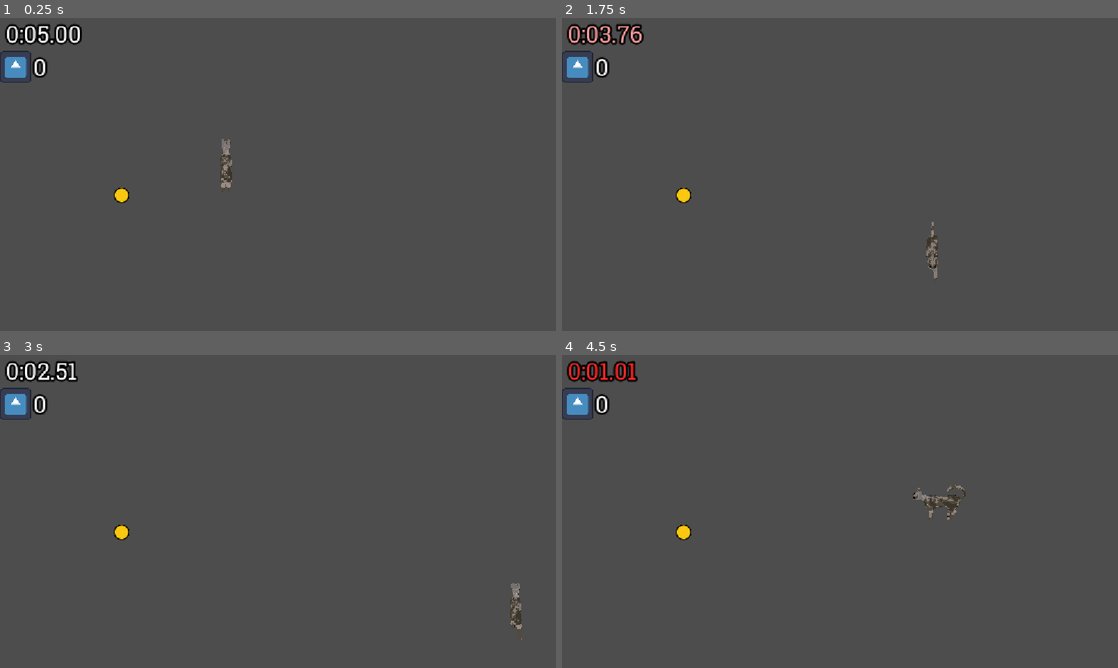
Above: before the commit, frames 1-4 (two rows, left to right).
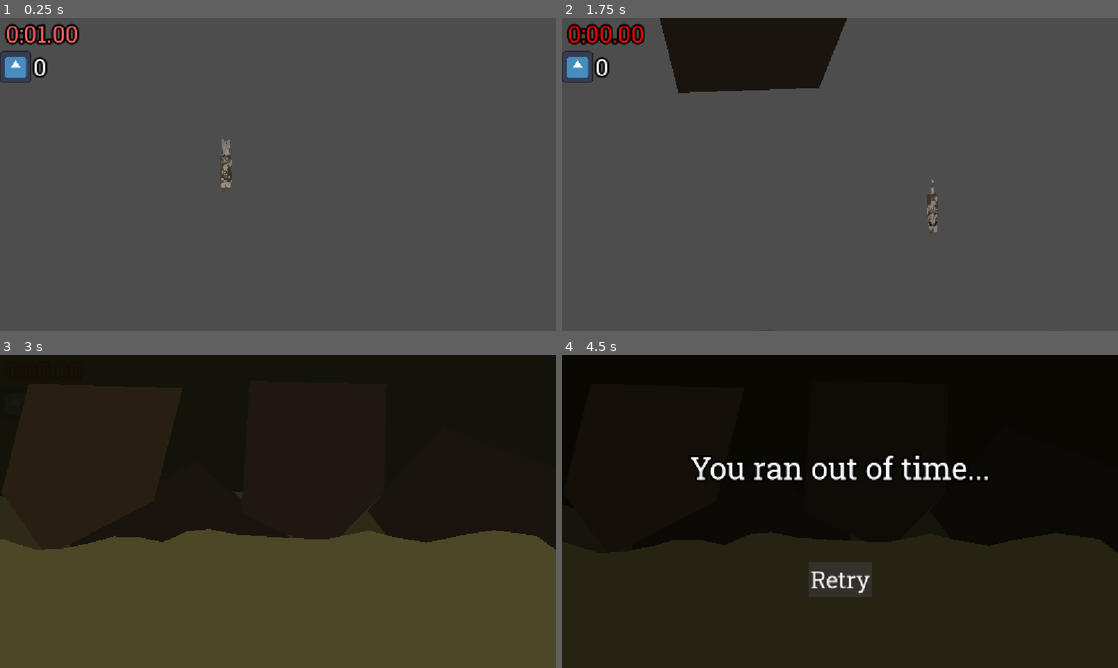
Above: after the commit, the same moments.

Repository: Emarald64/ancient-game-jam
Game: Godot game, scene res://source/main.tscn
Two runs of this game, one before a commit and one after it. Both use one fixed random seed, a clock stepped at 60 frames per second and the inputs below. The engine's default icon, where the game draws it, is replaced by a stand-in: a white triangle on a blue panel in a dark square.
Inputs (mouse positions are in pixels of both pictures, inside the frame that each line leads up to):
- Up to frame 1 (0.25 s): no input
- Up to frame 2 (1.75 s): tap Enter at 0.5 s; hold D (move_right) 0.53-1.28 s; hold S (move_down) from 1.28 s (still down)
- Up to frame 3 (3 s): release S (move_down) at 2.03 s; hold D (move_right) 2.03-2.78 s; hold W (move_up) from 2.78 s (still down)
- Up to frame 4 (4.5 s): release W (move_up) at 3.53 s; hold A (move_left) 3.53-4.25 s; click (840, 580) at 4.25 s, where only the run after the commit has a clickable "Retry"

The runs differ from the first frame. In frame 1, 0.7% of the frame differs, in the area x 1-24%, y 2-60%; in frame 2, 7.8%; in frame 3, 99%, in the area x 0-100%, y 0-100%; in frame 4, 99%.

Commit message:
added anther coin scene and screen wipe when restarting

Diff:
--- a/project.godot
+++ b/project.godot
@@ -63,6 +63,11 @@
 , Object(InputEventKey,"resource_local_to_scene":false,"resource_name":"","device":-1,"window_id":0,"alt_pressed":false …(186 unchanged characters)…
 ]
 }
+debug_restart={
+"deadzone": 0.2,
+"events": [Object(InputEventKey,"resource_local_to_scene":false,"resource_name":"","device":-1,"window_id":0,"alt_pressed":false,"shift_pressed":false,"ctrl_pressed":false,"meta_pressed":false,"pressed":false,"keycode":0,"physical_keycode":82,"key_label":0,"unicode":114,"location":0,"echo":false,"script":null)
+]
+}
 
 [layer_names]
 
--- a/source/globals.gd
+++ b/source/globals.gd
@@ -1,4 +1,4 @@
-class_name globals
+#class_name globals
 
 extends Node
 
@@ -7,3 +7,6 @@
 	arrow,
 	unknown
 }
+
+var main:Main
+var restarting:=false
--- a/source/main.gd
+++ b/source/main.gd
@@ -2,4 +2,16 @@
 extends Node2D
 
 @onready var player=%Player
-@onready var dealth_screen=%DeathScreen
+@onready var death_screen=%DeathScreen
+@onready var screen_wipe=%ScreenWipe
+
+func _ready() -> void:
+	Globals.main=self
+	if Globals.restarting:
+		#screen_wipe.cover()
+		#RenderingServer.set_default_clear_color()
+		screen_wipe.wipe_out()
+		Globals.restarting=false
+		await get_tree().process_frame
+		RenderingServer.set_default_clear_color(Color("4d4d4d"))
+		#ProjectSettings.set_setting("rendering/environment/defaults/default_clear_color",Color("4d4d4d"))
--- a/source/pickups/base_pickup.tscn
+++ b/source/pickups/base_pickup.tscn
@@ -1,7 +1,6 @@
 [gd_scene format=3 uid="uid://b01h4mwxfmumd"]
 
 [ext_resource type="Script" uid="uid://bkdfxm34df0dc" path="res://source/pickups/pickup.gd" id="1_tvn1c"]
-[ext_resource type="Texture2D" uid="uid://cnjra6xb608e6" path="res://arte/pickups/coin.png" id="2_24nq4"]
 
 [sub_resource type="CircleShape2D" id="CircleShape2D_a6585"]
 radius = 24.0
@@ -13,6 +12,3 @@
 
 [node name="CollisionShape2D" type="CollisionShape2D" parent="." unique_id=1050010827]
 shape = SubResource("CircleShape2D_a6585")
-
-[node name="Sprite2D" type="Sprite2D" parent="." unique_id=1034747404]
-texture = ExtResource("2_24nq4")
--- /dev/null
+++ b/source/pickups/coin.gd
@@ -0,0 +1,6 @@
+extends MoneyPickup
+
+@onready var sprite : AnimatedSprite2D = $AnimatedSprite2D
+
+func _ready() -> void:
+	sprite.play(Array(sprite.sprite_frames.get_animation_names()).pick_random())
--- a/source/pickups/money_pickup.gd
+++ b/source/pickups/money_pickup.gd
@@ -2,18 +2,3 @@
 extends Pickup
 
 @export var value:=1000
-var sprite : AnimatedSprite2D = null
-
-var r : RandomNumberGenerator = RandomNumberGenerator.new()
-
-func _ready() -> void:
-	super()
-	sprite = get_node_or_null("AnimatedSprite2D")
-
-	if sprite == null:
-		printerr("cant find animatedsprite for the coin :c i hope you can find it")
-	else:
-		var bound : int = sprite.sprite_frames.get_animation_names().size();
-		var animIndex : int = r.randi_range(0, bound-1)
-		var animName : StringName = sprite.sprite_frames.get_animation_names()[animIndex]
-		sprite.play(animName)
--- a/source/pickups/pickup.gd
+++ b/source/pickups/pickup.gd
@@ -1,13 +1,2 @@
 class_name Pickup
 extends Area2D
-
-# Called when the node enters the scene tree for the first time.
-func _ready() -> void:
-	collision_layer = 0
-	set_collision_layer_value(2,true)
-	pass # Replace with function body.
-
-
-# Called every frame. 'delta' is the elapsed time since the previous frame.
-func _process(_delta: float) -> void:
-	pass
--- a/source/ui/death_screen.gd
+++ b/source/ui/death_screen.gd
@@ -1,7 +1,6 @@
 extends ColorRect
 
 const DAMAGE_TYPE=Globals.DAMAGE_TYPE
-
 const DEATH_MESSAGES={
 	DAMAGE_TYPE.timeout:"You ran out of time...",
 	DAMAGE_TYPE.arrow:"You were shot by an arrow...",
@@ -11,3 +10,10 @@
 func appear(damage_type:=DAMAGE_TYPE.unknown):
 	$Label.text=DEATH_MESSAGES[damage_type]
 	$AnimationPlayer.play("appear")
+
+func restart():
+	Globals.restarting=true
+	#ProjectSettings.set_setting("rendering/environment/defaults/default_clear_color",Color.BLACK)
+	RenderingServer.set_default_clear_color(Color.BLACK)
+	await Globals.main.screen_wipe.wipe_in()
+	get_tree().reload_current_scene()
--- a/source/ui/game_timer.gd
+++ b/source/ui/game_timer.gd
@@ -1,7 +1,7 @@
 extends Label
 
 var time_startup=.5
-var time_left:=5.0
+var time_left:=1.0
 const START_FLASING:=15
 var sent_time_up:=false
 
--- a/source/ui/money_counter.gd
+++ b/source/ui/money_counter.gd
@@ -10,6 +10,11 @@
 		%Label.text=format_money(displayed_money)
 
 func add_money(amount:int):
+	#var new_money_length=format_money(total_money+amount).length()
+	#if format_money(total_money).length()!=new_money_length:
+		#var tween=create_tween()
+		#tween.set_ease(Tween.EASE_OUT)
+		#tween.tween_property(%Label,"custom_minimum_size",Vector2(new_money_length*29,0),.2)
 	total_money+=amount
 	count_speed=maxf(total_money-displayed_money,50.0)
 	$AnimationPlayer.play("collect")
--- /dev/null
+++ b/source/ui/screen_wipe.gd
@@ -0,0 +1,15 @@
+class_name ScreenWipe
+extends NinePatchRect
+
+@onready var anim_player=$AnimationPlayer
+
+func cover():
+	size=Vector2(606,324)
+
+func wipe_in():
+	anim_player.play("wipe_in")
+	await anim_player.animation_finished
+
+func wipe_out():
+	anim_player.play("wipe_out")
+	await anim_player.animation_finished
--- /dev/null
+++ b/source/ui/screen_wipe.tscn
@@ -0,0 +1,108 @@
+[gd_scene format=3 uid="uid://dyaer2q370u5u"]
+
+[ext_resource type="Texture2D" uid="uid://dx70hyuskn212" path="res://arte/ui/screen_wipe.png" id="1_aqhvd"]
+[ext_resource type="Script" uid="uid://cnarmfj34boov" path="res://source/ui/screen_wipe.gd" id="2_wx1yr"]
+
+[sub_resource type="Animation" id="Animation_wx1yr"]
+length = 0.001
+tracks/0/type = "value"
+tracks/0/imported = false
+tracks/0/enabled = true
+tracks/0/path = NodePath(".:size")
+tracks/0/interp = 1
+tracks/0/loop_wrap = true
+tracks/0/keys = {
+"times": PackedFloat32Array(0),
+"transitions": PackedFloat32Array(1),
+"update": 0,
+"values": [Vector2(20, 324)]
+}
+tracks/1/type = "value"
+tracks/1/imported = false
+tracks/1/enabled = true
+tracks/1/path = NodePath(".:position")
+tracks/1/interp = 1
+tracks/1/loop_wrap = true
+tracks/1/keys = {
+"times": PackedFloat32Array(0),
+"transitions": PackedFloat32Array(1),
+"update": 0,
+"values": [Vector2(-40, 0)]
+}
+
+[sub_resource type="Animation" id="Animation_r6k1w"]
+resource_name = "wipe_in"
+length = 0.5
+tracks/0/type = "value"
+tracks/0/imported = false
+tracks/0/enabled = true
+tracks/0/path = NodePath(".:size")
+tracks/0/interp = 1
+tracks/0/loop_wrap = true
+tracks/0/keys = {
+"times": PackedFloat32Array(0, 0.5),
+"transitions": PackedFloat32Array(0.5, 1),
+"update": 0,
+"values": [Vector2(20, 324), Vector2(605.5, 324)]
+}
+tracks/1/type = "value"
+tracks/1/imported = false
+tracks/1/enabled = true
+tracks/1/path = NodePath(".:position")
+tracks/1/interp = 1
+tracks/1/loop_wrap = true
+tracks/1/keys = {
+"times": PackedFloat32Array(0),
+"transitions": PackedFloat32Array(1),
+"update": 0,
+"values": [Vector2(-40, 0)]
+}
+
+[sub_resource type="Animation" id="Animation_pgumk"]
+resource_name = "wipe_out"
+tracks/0/type = "value"
+tracks/0/imported = false
+tracks/0/enabled = true
+tracks/0/path = NodePath(".:size")
+tracks/0/interp = 1
+tracks/0/loop_wrap = true
+tracks/0/keys = {
+"times": PackedFloat32Array(0, 1),
+"transitions": PackedFloat32Array(0.5, 1),
+"update": 0,
+"values": [Vector2(605.5, 324), Vector2(20, 324)]
+}
+tracks/1/type = "value"
+tracks/1/imported = false
+tracks/1/enabled = true
+tracks/1/path = NodePath(".:position")
+tracks/1/interp = 1
+tracks/1/loop_wrap = true
+tracks/1/keys = {
+"times": PackedFloat32Array(0, 1),
+"transitions": PackedFloat32Array(0.5, 1),
+"update": 0,
+"values": [Vector2(-40, 0), Vector2(1152, 0)]
+}
+
+[sub_resource type="AnimationLibrary" id="AnimationLibrary_ngkqo"]
+_data = {
+&"RESET": SubResource("Animation_wx1yr"),
+&"wipe_in": SubResource("Animation_r6k1w"),
+&"wipe_out": SubResource("Animation_pgumk")
+}
+
+[node name="ScreenWipe" type="NinePatchRect" unique_id=1574779303]
+offset_left = -40.0
+offset_right = -20.0
+offset_bottom = 324.0
+scale = Vector2(2, 2)
+texture = ExtResource("1_aqhvd")
+region_rect = Rect2(0, 0, 54, 54)
+patch_margin_left = 10
+patch_margin_right = 10
+axis_stretch_vertical = 1
+script = ExtResource("2_wx1yr")
+
+[node name="AnimationPlayer" type="AnimationPlayer" parent="." unique_id=2145960647]
+libraries/ = SubResource("AnimationLibrary_ngkqo")
Binary file added: arte/dollar_sign.png
Not shown, added: arte/dollar_sign.png.import
Binary file added: arte/ui/screen_wipe.png
Not shown, added: arte/ui/screen_wipe.png.import
Binary file added: font/RobotoMono-Regular.ttf
Not shown, added: font/RobotoMono-Regular.ttf.import
Not shown, added: source/pickups/coin.gd.uid
Not shown, added: source/ui/screen_wipe.gd.uid
Not shown, added: arte/dollar_sign.pxo
